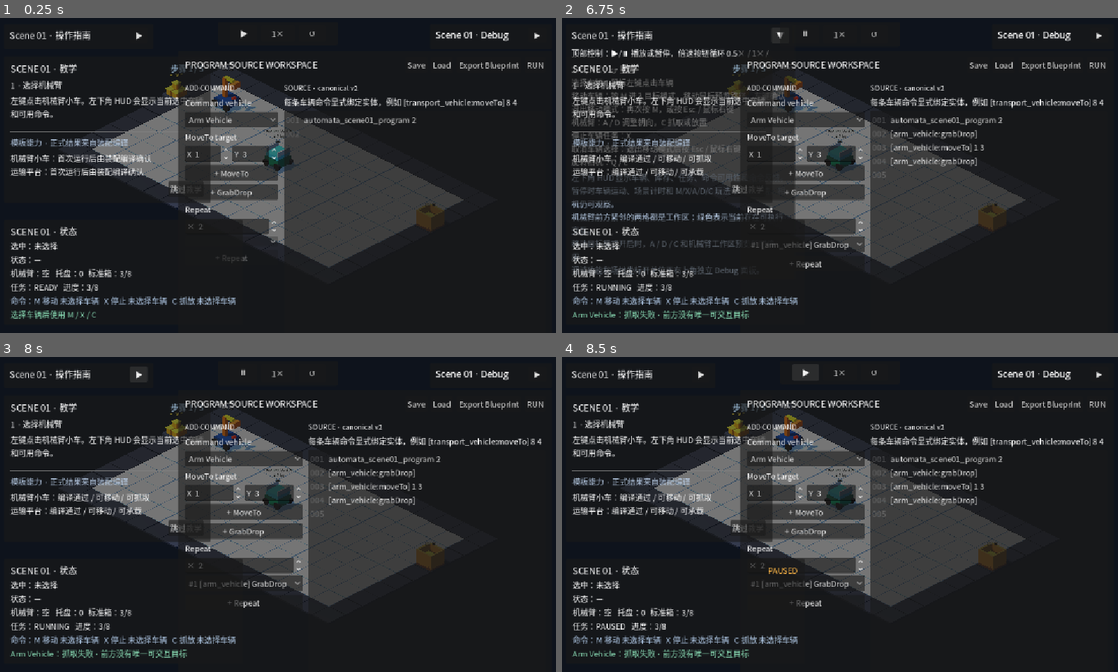
Above: before the commit, frames 1-4 (two rows, left to right).
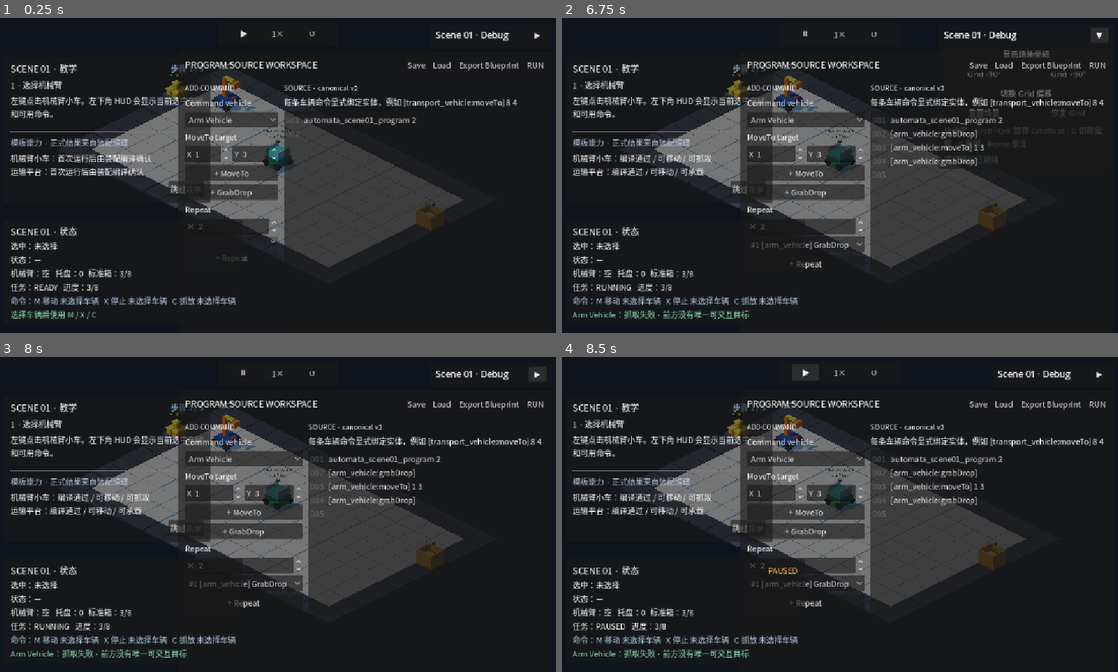
Above: after the commit, the same moments.

Repository: Ri0n72Y/automata
Game: Godot game, scene res://scenes/scene_01/scene_01_basic_packing.tscn
Same seed, same stepped clock (60 frames per second), same inputs: the game is played once before the commit and once after it.
Inputs:
- Up to frame 1 (0.25 s): no input
- Up to frame 2 (6.75 s): click "跳过教学" at 0.5 s; click "Export Blueprint" at 1.25 s; click "RUN" at 2 s; click "Arm Vehicle" at 2.75 s; click "+ MoveTo" at 3.5 s; click "+ GrabDrop" at 4.25 s; click "#1 [arm_vehicle] GrabDrop" at 5 s; click "+ Repeat" at 5.75 s; click "▶" at 6.5 s
- Up to frame 3 (8 s): click "▼" at 7.25 s
- Up to frame 4 (8.5 s): click "⏸" at 8 s

The runs differ from the first frame. In frame 1, 0.3% of the frame differs, in the area x 1-26%, y 3-8%; in frame 2, 8.0%, in the area x 1-98%, y 3-82%; in frame 3, 0.4%; in frame 4, 0.3%.

Commit message:
fix(scene-01): keep tutorial and manual guide mutually exclusive

Diff:
--- a/scripts/scene_01/scene_01_tutorial_ui.gd
+++ b/scripts/scene_01/scene_01_tutorial_ui.gd
@@ -1,8 +1,6 @@
 class_name Scene01TutorialUI
 extends CanvasLayer
-
 const TutorialScript := preload("res://scripts/scene_01/scene_01_tutorial.gd")
-
 @onready var _panel: PanelContainer = %TutorialPanel
 @onready var _reopen_button: Button = %ReopenTutorialButton
 @onready var _progress_label: Label = %ProgressLabel
@@ -10,10 +8,8 @@
 @onready var _body_label: Label = %StepBody
 @onready var _capability_label: Label = %CapabilityLabel
 @onready var _skip_button: Button = %SkipButton
-
+@onready var _manual_guide: CanvasLayer = get_parent().get_node_or_null("UIRoot") as CanvasLayer
 var _tutorial: TutorialScript
-
-
 func _ready() -> void:
 	_tutorial = get_parent().get_node("SceneRoot/Scene01Tutorial") as TutorialScript
 	_skip_button.pressed.connect(_on_skip_pressed)
@@ -22,30 +18,22 @@
 	_tutorial.visibility_changed.connect(_on_visibility_changed)
 	_tutorial.presentation_changed.connect(_refresh)
 	_refresh()
-
-
 func _on_skip_pressed() -> void:
 	_tutorial.skip_tutorial()
-
-
 func _on_reopen_pressed() -> void:
 	_tutorial.reopen_tutorial()
-
-
 func _on_step_changed(_previous_step: int, _current_step: int) -> void:
 	_refresh()
-
-
 func _on_visibility_changed(_is_visible: bool) -> void:
 	_refresh()
-
-
 func _refresh() -> void:
 	if _tutorial == null:
 		return
 	var tutorial_visible := _tutorial.is_visible()
 	_panel.visible = tutorial_visible
 	_reopen_button.visible = not tutorial_visible
+	if _manual_guide != null:
+		_manual_guide.visible = not tutorial_visible
 	if not tutorial_visible:
 		return
 	var step := _tutorial.get_step()
@@ -54,8 +42,6 @@
 	_body_label.text = _step_body(step)
 	_capability_label.text = _tutorial.get_capability_summary()
 	_skip_button.text = "关闭教学" if step == TutorialScript.Step.DONE else "跳过教学"
-
-
 func _step_title(step: int) -> String:
 	match step:
 		TutorialScript.Step.SELECT_ARM:
@@ -70,8 +56,6 @@
 			return "5 · 一个程序，多辆车"
 		_:
 			return "教学完成"
-
-
 func _step_body(step: int) -> String:
 	match step:
 		TutorialScript.Step.SELECT_ARM:
@@ -81,8 +65,8 @@
 		TutorialScript.Step.MANUAL_DROP:
 			return "把机械臂移动到右侧 StandardBox 的交互位置，朝向箱体并按 C 放入一个方块。"
 		TutorialScript.Step.PROGRAM_RUN:
-			return "在右侧 PROGRAM SOURCE 用 Arm 的 MoveTo + GrabDrop 创建并 Run 一次成功程序。可用按钮，也可直接改源码；错误会定位到物理行号。"
+			return "在右侧 PROGRAM SOURCE 用 Arm 的 MoveTo + GrabDrop 创建并 Run 一次真实装箱程序。可用按钮，也可直接改源码；错误会定位到物理行号。"
 		TutorialScript.Step.MULTI_VEHICLE:
-			return "在同一个成功程序中再加入 Transport 的 MoveTo。DSL v2 没有 SelectVehicle：每条 [vehicle_id:command] 自己写明执行车辆。"
+			return "在同一个成功装箱程序中再加入 Transport 的 MoveTo。DSL v2 没有 SelectVehicle：每条 [vehicle_id:command] 自己写明执行车辆。"
 		_:
 			return "你已经完成手动搬运、基础 Program 和最小多车串行。可继续完成 StandardBox 任务并观察最终评分。"
